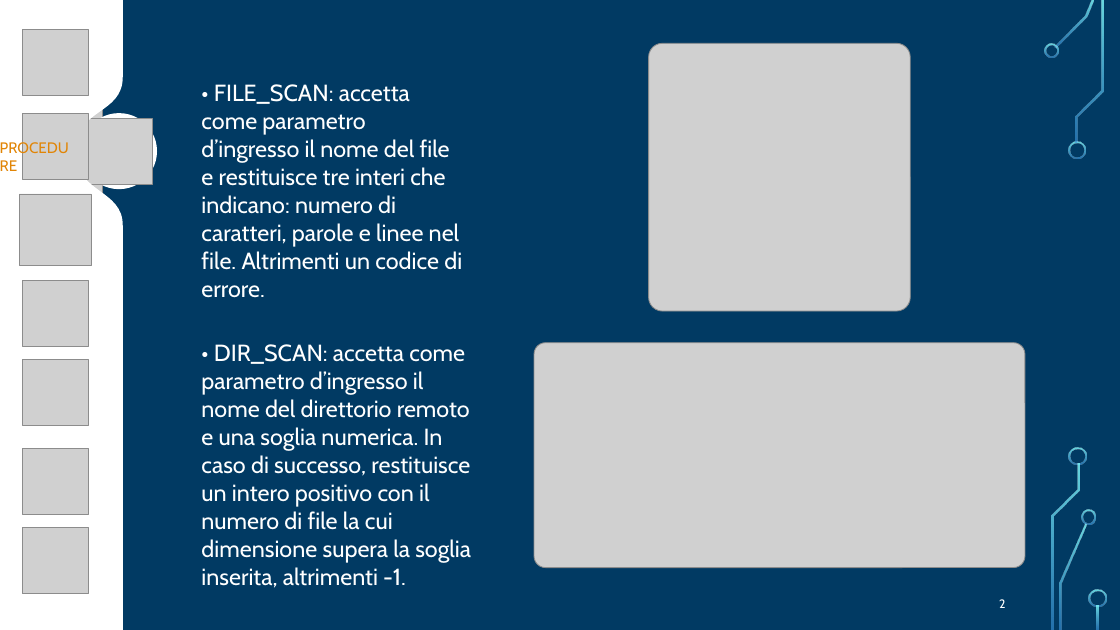
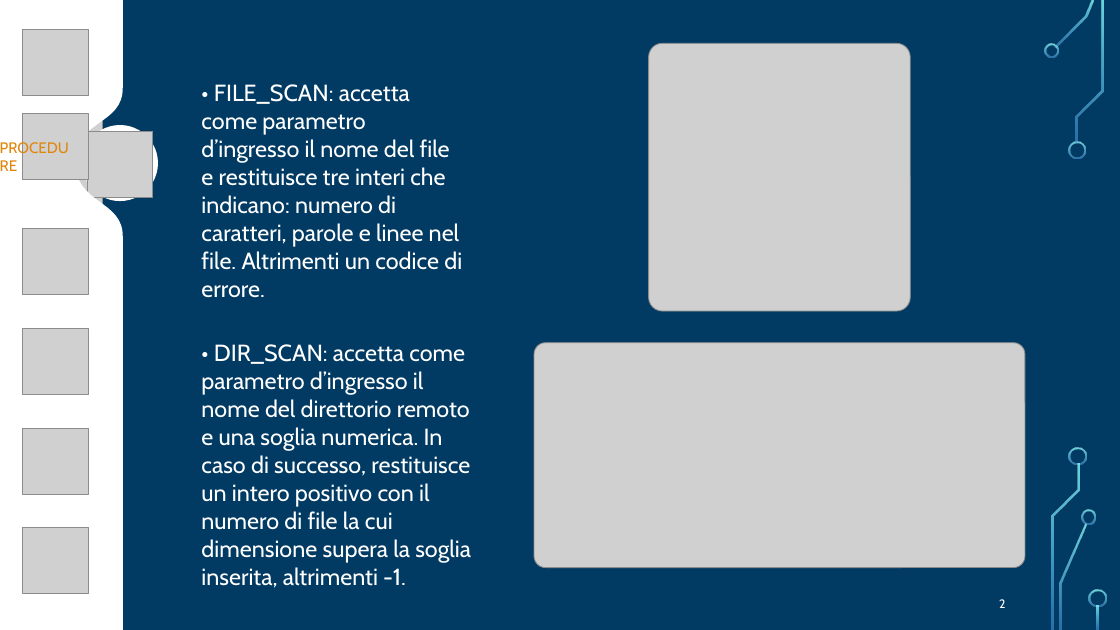
Before and after one commit to FlippaFloppa/Reti-di-Calcolatori-gruppo-Lore, a slide deck: slide 2 of Esercitazione_8/esercitazione8.pptx. Drawn at 1120x630 pixels with LibreOffice and Linux fonts; fonts in the diff are those of the drawing; grey boxes stand for pictures; background and template pictures are left out. Boxes give left, top, right and bottom in pixels: in the first picture for what was removed or moved away, otherwise in the second. Text is boxed around its words. In the diff, an @@ line names an element or a change of style, - is before the commit and + after.

```diff
--- a/Esercitazione_8/esercitazione8.pptx
+++ b/Esercitazione_8/esercitazione8.pptx
@@ freeform shape at (0,0,123,630): outline redrawn @@
@@ ellipse: place and size @@
-ellipse at (81,113,157,190)
+ellipse at (82,125,159,202)
@@ picture: place and size @@
-picture at (86,118,152,185)
+picture at (87,131,154,197)
@@ picture removed at (19,194,91,266) @@
@@ picture: place and size @@
-picture at (22,281,88,347)
+picture at (22,229,88,295)
@@ picture: place and size @@
-picture at (22,360,88,426)
+picture at (22,329,88,395)
@@ picture: place and size @@
-picture at (22,449,88,515)
+picture at (22,429,88,495)
@@ freeform shape added at (56,482,74,500), fill gradient #82FFFF to #3D97DE @@
```
Also in this commit, not shown: 4 other slides changed, 1 slide added, 2 slides removed.
